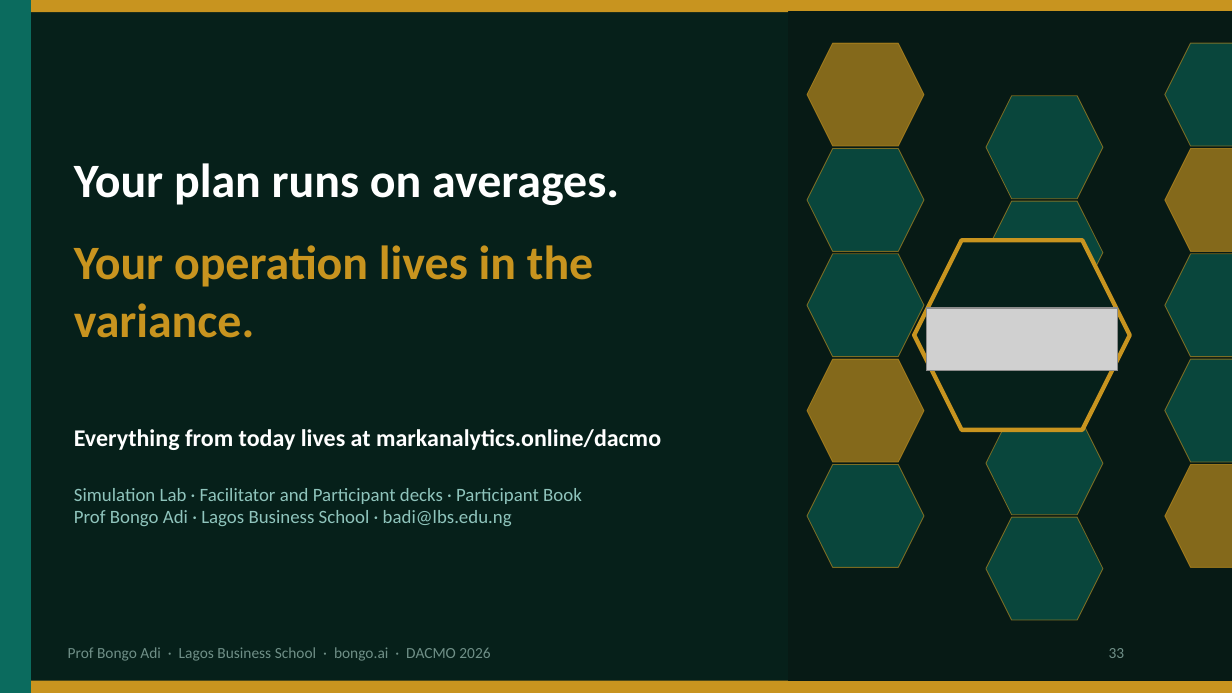
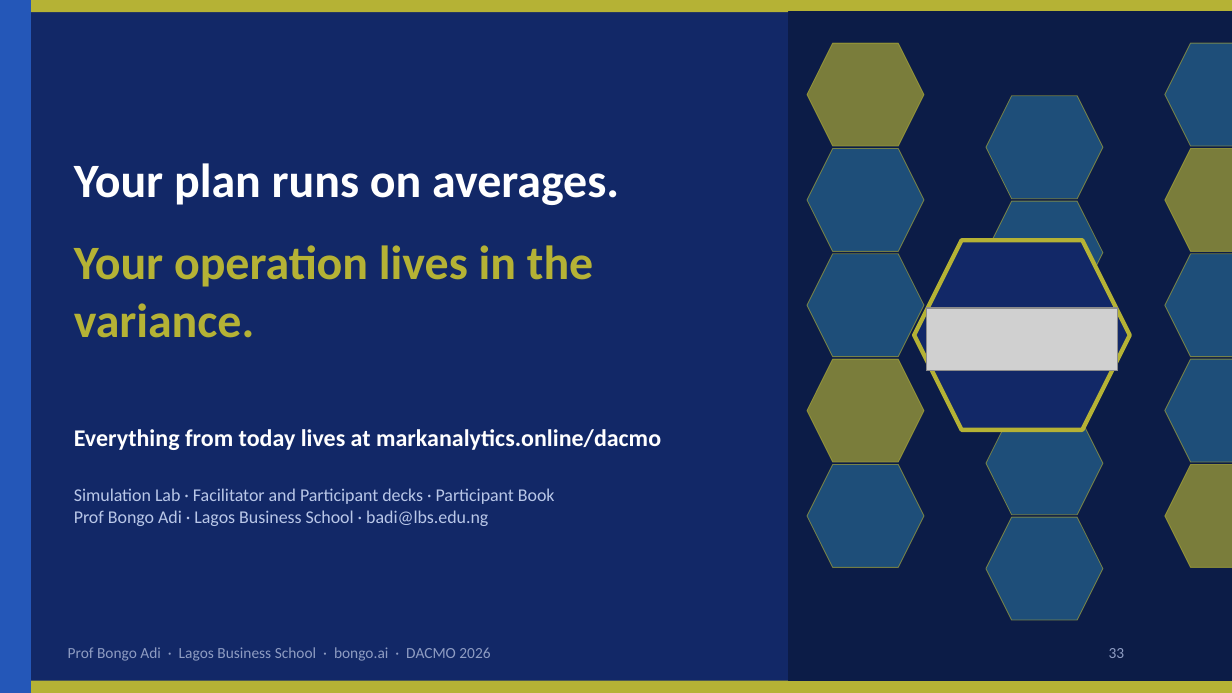
Before and after one commit to adibongo/dacmo-operations-analytics, a slide deck: slide 33 of downloads/DACMO-Participant-Slides.pptx. Drawn at 1232x693 pixels with LibreOffice and Linux fonts; fonts in the diff are those of the drawing; grey boxes stand for pictures; background and template pictures are left out. Boxes give left, top, right and bottom in pixels: in the first picture for what was removed or moved away, otherwise in the second. Text is boxed around its words. In the diff, an @@ line names an element or a change of style, - is before the commit and + after.

```diff
--- a/downloads/DACMO-Participant-Slides.pptx
+++ b/downloads/DACMO-Participant-Slides.pptx
@@ background #06201A to #122867 @@
@@ rectangle at (x1=0, y1=0, x2=1232, y2=12): fill #C8941F to #B5B235 @@
@@ rectangle at (x1=0, y1=0, x2=31, y2=692): fill #0B6B5E to #2457B8 @@
@@ rectangle at (x1=788, y1=12, x2=1232, y2=680): fill #071A15 to #0C1C47; outline #071A15 1 pt to #0C1C47 1 pt @@
@@ text "Your operation lives in the ..." at (x1=74, y1=245, x2=593, y2=338): text colour #C8941F to #B5B235 @@
@@ hexagon at (x1=914, y1=240, x2=1130, y2=430): fill #06201A to #122867; outline #C8941F 2.5 pt to #B5B235 2.5 pt @@
@@ text "Simulation Lab · Facilitator and ..." at (x1=74, y1=488, x2=555, y2=526): size 11 to 10.5 pt, text colour #8FC4BC to #B9C7E8 @@
@@ fill #C8941F at 65% opacity to #B5B235 at 65% opacity; outline #C8941F 0.5 pt to #B5B235 0.5 pt in 5 elements at (x1=807, y1=43, x2=924, y2=147), (x1=1164, y1=149, x2=1232, y2=253), (x1=986, y1=307, x2=1103, y2=410), (x1=807, y1=360, x2=924, y2=463), (x1=1164, y1=464, x2=1232, y2=568) @@
@@ fill #0E8A78 at 40% opacity to #3A9BC4 at 40% opacity; outline #C8941F 0.5 pt to #B5B235 0.5 pt in 10 elements at (x1=986, y1=96, x2=1103, y2=200), (x1=1164, y1=43, x2=1232, y2=147), (x1=807, y1=149, x2=924, y2=253), (x1=986, y1=201, x2=1103, y2=304), (x1=807, y1=254, x2=924, y2=357), (x1=1164, y1=254, x2=1232, y2=357), (x1=986, y1=411, x2=1103, y2=515), (x1=1164, y1=360, x2=1232, y2=463), (x1=807, y1=464, x2=924, y2=568), (x1=986, y1=517, x2=1103, y2=621) @@
@@ text "Prof Bongo Adi · Lagos ..." at (x1=68, y1=647, x2=490, y2=661): text colour #6F8F87 to #8E9CC2 @@
@@ page number at (x1=1109, y1=648, x2=1125, y2=658): text colour #6F8F87 to #8E9CC2 @@
@@ rectangle at (x1=0, y1=681, x2=1232, y2=693): fill #C8941F to #B5B235 @@
```
Also in this commit, not shown: 32 other slides changed, 16 other files.
